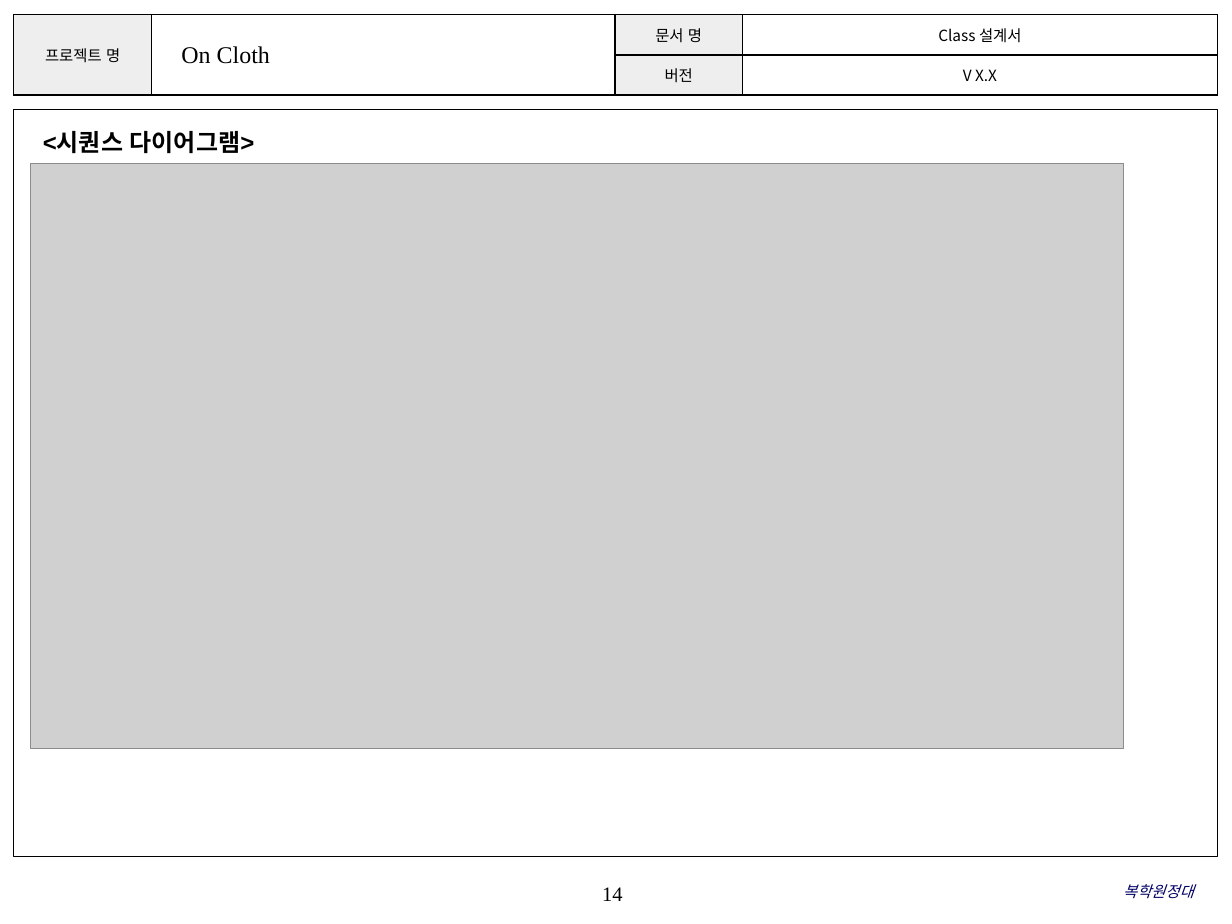
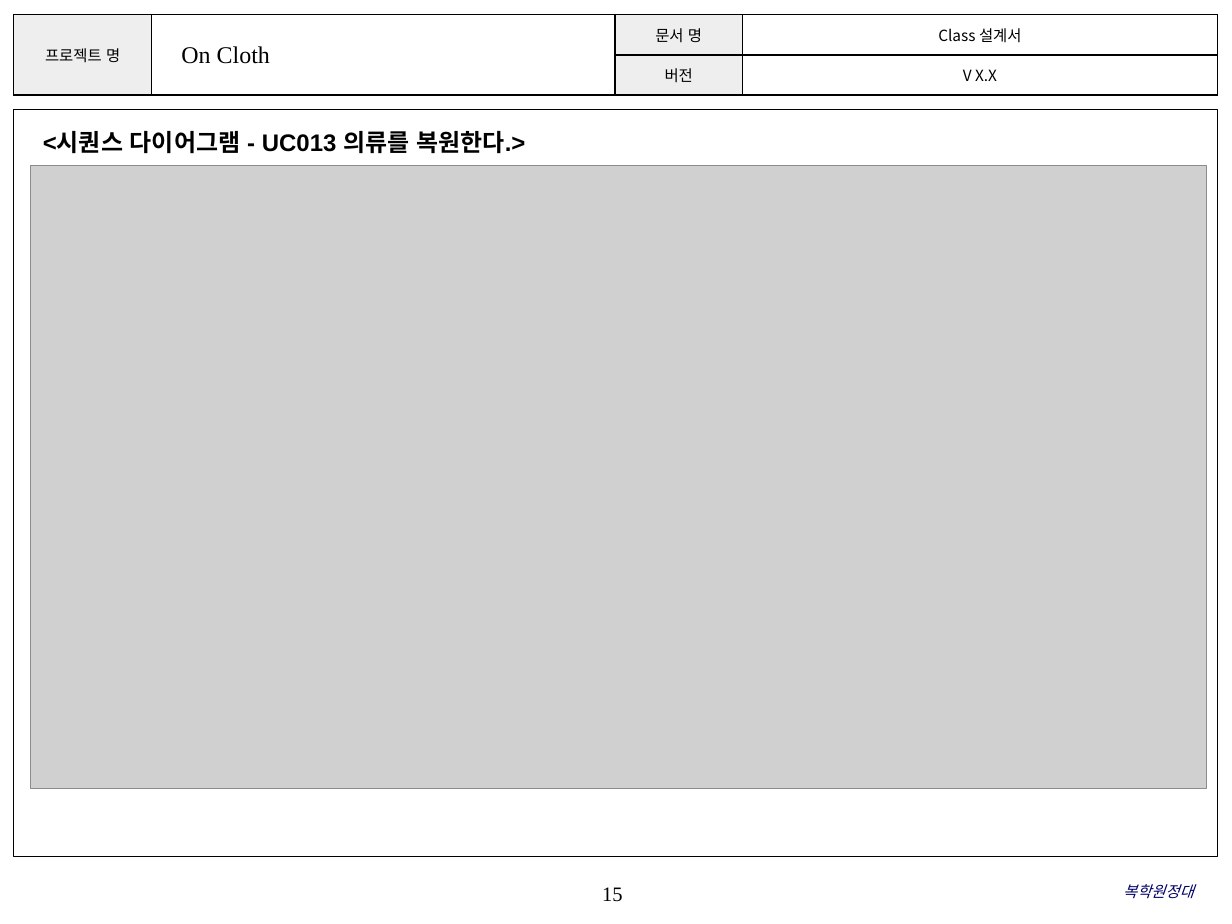
Before and after one commit to ParkSaeHyun/SoftwareEngineering, a slide deck: slide 15 of design/클래스다이어그램.pptx (slide 14 before the commit). Drawn at 1232x924 pixels with LibreOffice and Linux fonts; fonts in the diff are those of the drawing; grey boxes stand for pictures; background and template pictures are left out. Boxes give left, top, right and bottom in pixels: in the first picture for what was removed or moved away, otherwise in the second. Text is boxed around its words. In the diff, an @@ line names an element or a change of style, - is before the commit and + after.

Commit message:
요구사항명세서105수정 클래스다이어그램ppt 수정

```diff
--- a/design/클래스다이어그램.pptx
+++ b/design/클래스다이어그램.pptx
@@ text at [43, 131, 525, 153]: text changed @@
-<시퀀스 다이어그램>
+<시퀀스 다이어그램 - UC013 의류를 복원한다.>
@@ picture: place and size @@
-picture at [31, 164, 1124, 749]
+picture at [31, 165, 1206, 788]
@@ page number at [602, 887, 622, 902]: text changed @@
-14
+15
```
Also in this commit, not shown: 20 other slides changed, 1 slide added, 1 other file.
